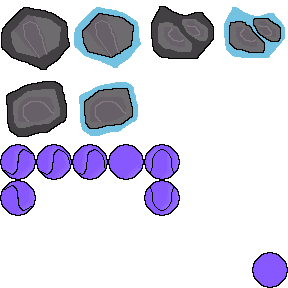
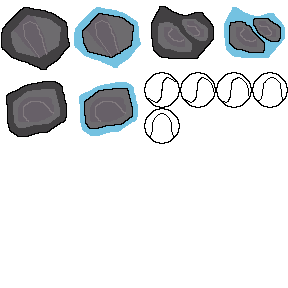
Two versions of the same layered image (288px x 288px). Layer-by-layer changes:
removed layer "Template" over bbox(252, 252, 288, 288)
removed layer "44" over bbox(144, 180, 180, 216)
removed layer "40" over bbox(0, 180, 36, 216)
renamed "36" to "28", painted on it over bbox(144, 108, 180, 180)
renamed "35" to "23", painted on it over bbox(108, 72, 288, 180)
renamed "34" to "22", painted on it over bbox(72, 72, 252, 180)
renamed "33" to "21", painted on it over bbox(36, 72, 216, 180)
renamed "32" to "20", painted on it over bbox(0, 72, 180, 180)
